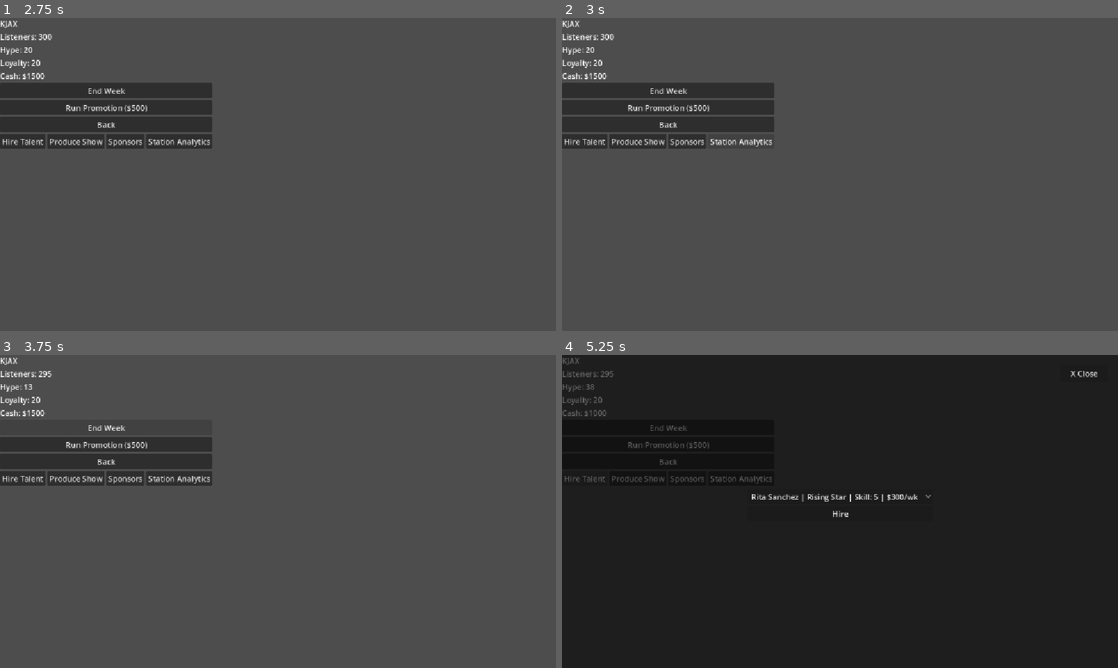
Above: before the commit, frames 1-4 (two rows, left to right).
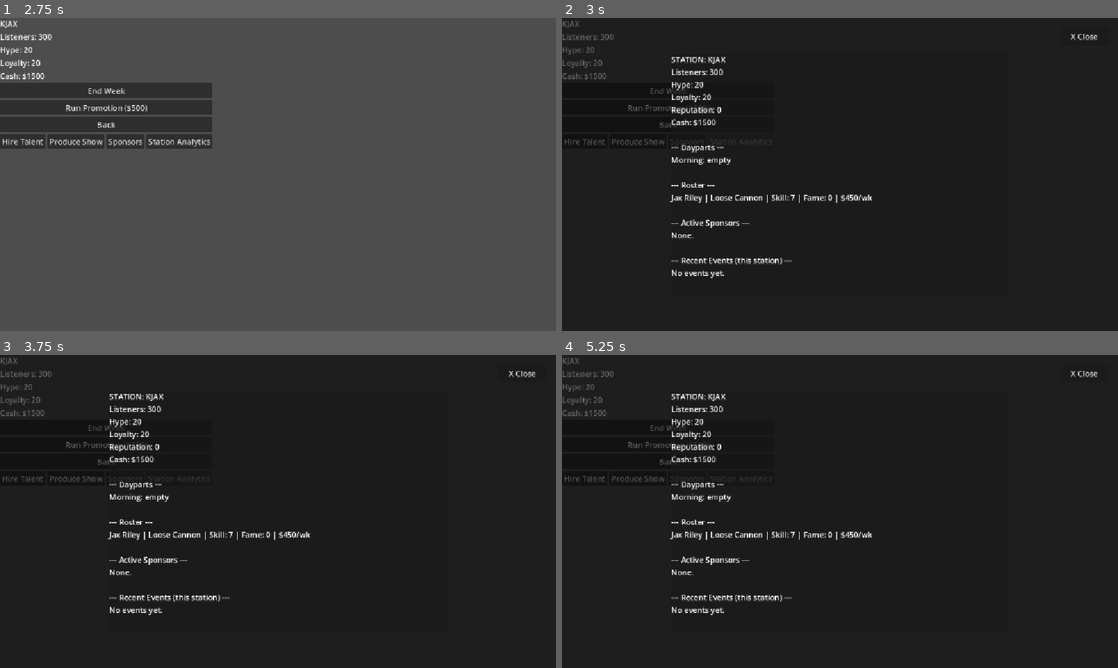
Above: after the commit, the same moments.

Repository: ConsumedMedia/drive-time-tycoon
Game: Godot game, scene res://scenes/main/main.tscn
Same seed, same stepped clock (60 frames per second), same inputs: the game is played once before the commit and once after it.
Inputs:
- Up to frame 1 (2.75 s): click "WCLM | Listeners: 500 | Hype:…" at 0.5 s; click "Back" at 1.25 s; click "KJAX | Listeners: 300 | Hype:…" at 2 s
- Up to frame 2 (3 s): click "Station Analytics" at 2.75 s
- Up to frame 3 (3.75 s): click "End Week" at 3.5 s
- Up to frame 4 (5.25 s): click "Run Promotion ($500)" at 4.25 s; click "Hire Talent" at 5 s

Frame 1 is identical in both runs. In frame 2, 97% of the frame differs, in the area x 0-100%, y 0-100%; in frame 3, 97%; in frame 4, 2.3%.

Commit message:
Build Network and Station Analytics panels, fix overlay centering bug across all panels

Diff:
--- a/scenes/main/network_overview.gd
+++ b/scenes/main/network_overview.gd
@@ -20,6 +20,7 @@
 ]
 
 const MARKET_RESEARCH_PANEL := preload("res://scenes/ui/market_research_panel.tscn")
+const NETWORK_ANALYTICS_PANEL := preload("res://scenes/ui/network_analytics_panel.tscn")
 
 var current_overlay: Control = null
 
@@ -80,7 +81,7 @@
 	print("Acquisition panel not built yet - Phase 1 item still outstanding.")
 
 func _on_network_analytics_pressed() -> void:
-	print("Network Analytics panel not built yet - Phase 1 item still outstanding.")
+	_open_overlay(NETWORK_ANALYTICS_PANEL.instantiate())
 
 func _on_hq_pressed() -> void:
 	print("HQ/Progression panel not built yet - Phase 2 item.")
@@ -102,7 +103,6 @@
 	# PanelContainer has a solid background by default (unlike a bare Control
 	# or VBoxContainer), so the actual content reads clearly against the dim.
 	var content_panel := PanelContainer.new()
-	content_panel.set_anchors_preset(Control.PRESET_CENTER)
 	content_panel.add_child(panel)
 
 	# Anchors have been unreliable all session for one-off positioning like
@@ -118,6 +118,15 @@
 
 	%OverlayContainer.add_child(backdrop)
 	current_overlay = backdrop
+
+	# Center content_panel only after its real size is known (next idle frame) -
+	# calculating this immediately used a stale zero size and made it grow
+	# toward the bottom-right instead of staying centered.
+	call_deferred("_center_content_panel", content_panel)
+
+func _center_content_panel(content_panel: Control) -> void:
+	var viewport_size := get_viewport_rect().size
+	content_panel.position = (viewport_size - content_panel.size) / 2.0
 
 func _close_overlay() -> void:
 	if current_overlay != null:
--- a/scenes/station/station_view.gd
+++ b/scenes/station/station_view.gd
@@ -10,6 +10,7 @@
 const HIRE_TALENT_PANEL := preload("res://scenes/ui/hire_talent_panel.tscn")
 const PRODUCE_SHOW_PANEL := preload("res://scenes/ui/produce_show_panel.tscn")
 const SPONSOR_PANEL := preload("res://scenes/ui/sponsor_panel.tscn")
+const STATION_ANALYTICS_PANEL := preload("res://scenes/ui/station_analytics_panel.tscn")
 
 var station: Station
 var current_overlay: Control = null
@@ -72,7 +73,9 @@
 	_open_overlay(panel)
 
 func _on_station_analytics_pressed() -> void:
-	print("Station Analytics panel not built yet.")
+	var panel := STATION_ANALYTICS_PANEL.instantiate()
+	panel.target_station = station
+	_open_overlay(panel)
 
 func _open_overlay(panel: Control) -> void:
 	_close_overlay()
@@ -83,7 +86,6 @@
 	backdrop.mouse_filter = Control.MOUSE_FILTER_STOP
 
 	var content_panel := PanelContainer.new()
-	content_panel.set_anchors_preset(Control.PRESET_CENTER)
 	content_panel.add_child(panel)
 
 	# Anchors have been unreliable all session for one-off positioning like
@@ -99,6 +101,15 @@
 
 	%OverlayContainer.add_child(backdrop)
 	current_overlay = backdrop
+
+	# Center content_panel only after its real size is known (next idle frame) -
+	# calculating this immediately used a stale zero size and made it grow
+	# toward the bottom-right instead of staying centered.
+	call_deferred("_center_content_panel", content_panel)
+
+func _center_content_panel(content_panel: Control) -> void:
+	var viewport_size := get_viewport_rect().size
+	content_panel.position = (viewport_size - content_panel.size) / 2.0
 
 func _close_overlay() -> void:
 	if current_overlay != null:
--- /dev/null
+++ b/scenes/ui/network_analytics_panel.gd
@@ -0,0 +1,45 @@
+extends Control
+
+## Read-only network-wide summary: top-line stats plus the recent events log.
+
+func _ready() -> void:
+	_refresh()
+
+func _refresh() -> void:
+	var lines: Array[String] = []
+
+	lines.append("NETWORK: %s" % GameState.network_name)
+	lines.append("Week: %d" % GameState.current_week)
+	lines.append("Cash: $%d" % GameState.cash)
+	lines.append("Network Reputation: %d" % int(GameState.network_reputation))
+	lines.append("Total Listeners: %d" % GameState.total_network_listeners())
+	lines.append("HQ Tier: %d" % GameState.hq_tier)
+	lines.append("Weekly Salary Obligation: $%d" % GameState.total_weekly_salaries())
+	lines.append("Stations Owned: %d" % GameState.owned_stations.size())
+	lines.append("")
+	lines.append("--- Per-Station Breakdown ---")
+
+	for station in GameState.owned_stations:
+		lines.append(
+			"%s | Listeners: %d | Hype: %d | Reputation: %d | Cash: $%d" % [
+				station.station_name,
+				station.listeners,
+				int(station.hype),
+				int(station.reputation),
+				station.cash
+			]
+		)
+
+	lines.append("")
+	lines.append("--- Recent Events ---")
+
+	if GameState.recent_events.is_empty():
+		lines.append("No events yet.")
+	else:
+		# Show the most recent 10, newest first.
+		var recent := GameState.recent_events.slice(max(0, GameState.recent_events.size() - 10))
+		recent.reverse()
+		for event_message in recent:
+			lines.append(event_message)
+
+	%AnalyticsLabel.text = "\n".join(lines)
--- /dev/null
+++ b/scenes/ui/network_analytics_panel.tscn
@@ -0,0 +1,27 @@
+[gd_scene load_steps=2 format=3]
+
+[ext_resource type="Script" path="res://scenes/ui/network_analytics_panel.gd" id="1"]
+
+[node name="NetworkAnalyticsPanel" type="Control"]
+custom_minimum_size = Vector2(700, 500)
+layout_mode = 3
+anchors_preset = 15
+anchor_right = 1.0
+anchor_bottom = 1.0
+grow_horizontal = 2
+grow_vertical = 2
+script = ExtResource("1")
+
+[node name="VBoxContainer" type="VBoxContainer" parent="."]
+layout_mode = 1
+anchors_preset = 15
+anchor_right = 1.0
+anchor_bottom = 1.0
+grow_horizontal = 2
+grow_vertical = 2
+
+[node name="AnalyticsLabel" type="Label" parent="VBoxContainer"]
+unique_name_in_owner = true
+layout_mode = 2
+autowrap_mode = 3
+text = "Loading..."
--- /dev/null
+++ b/scenes/ui/station_analytics_panel.gd
@@ -0,0 +1,92 @@
+extends Control
+
+## Read-only station-level summary: stats, roster, dayparts, sponsors, and
+## this station's slice of the recent events log. StationView sets
+## target_station right after instantiating this panel.
+
+var target_station: Station = null
+
+const DAYPART_SLOT_NAMES := ["Morning", "Midday", "Afternoon", "Night"]
+
+func _ready() -> void:
+	_refresh()
+
+func _refresh() -> void:
+	var lines: Array[String] = []
+
+	if target_station == null:
+		%AnalyticsLabel.text = "No station selected."
+		return
+
+	lines.append("STATION: %s" % target_station.station_name)
+	lines.append("Listeners: %d" % target_station.listeners)
+	lines.append("Hype: %d" % int(target_station.hype))
+	lines.append("Loyalty: %d" % int(target_station.loyalty))
+	lines.append("Reputation: %d" % int(target_station.reputation))
+	lines.append("Cash: $%d" % target_station.cash)
+	lines.append("")
+	lines.append("--- Dayparts ---")
+
+	for daypart in target_station.dayparts:
+		var slot_name: String = DAYPART_SLOT_NAMES[daypart.slot]
+		if daypart.is_staffed():
+			lines.append(
+				"%s: \"%s\" (Quality: %d, Prestige: %d)" % [
+					slot_name,
+					daypart.show.show_name,
+					int(daypart.show.quality),
+					int(daypart.show.prestige)
+				]
+			)
+		else:
+			lines.append("%s: empty" % slot_name)
+
+	lines.append("")
+	lines.append("--- Roster ---")
+
+	if target_station.roster.is_empty():
+		lines.append("No Talent hired.")
+	else:
+		for talent in target_station.roster:
+			lines.append(
+				"%s | %s | Skill: %d | Fame: %d | $%d/wk" % [
+					talent.talent_name,
+					talent.personality_trait,
+					talent.skill,
+					int(talent.fame),
+					talent.salary
+				]
+			)
+
+	lines.append("")
+	lines.append("--- Active Sponsors ---")
+
+	if target_station.active_sponsors.is_empty():
+		lines.append("None.")
+	else:
+		for sponsor in target_station.active_sponsors:
+			lines.append(
+				"%s | Satisfaction: %d%% | $%d/wk" % [
+					sponsor.sponsor_name,
+					int(sponsor.satisfaction),
+					sponsor.payout
+				]
+			)
+
+	lines.append("")
+	lines.append("--- Recent Events (this station) ---")
+
+	var station_events: Array[String] = []
+	for event_message in GameState.recent_events:
+		if event_message.contains(target_station.station_name):
+			station_events.append(event_message)
+
+	if station_events.is_empty():
+		lines.append("No events yet.")
+	else:
+		var recent := station_events.slice(max(0, station_events.size() - 5))
+		recent.reverse()
+		for event_message in recent:
+			lines.append(event_message)
+
+	%AnalyticsLabel.text = "\n".join(lines)
--- /dev/null
+++ b/scenes/ui/station_analytics_panel.tscn
@@ -0,0 +1,27 @@
+[gd_scene load_steps=2 format=3]
+
+[ext_resource type="Script" path="res://scenes/ui/station_analytics_panel.gd" id="1"]
+
+[node name="StationAnalyticsPanel" type="Control"]
+custom_minimum_size = Vector2(700, 500)
+layout_mode = 3
+anchors_preset = 15
+anchor_right = 1.0
+anchor_bottom = 1.0
+grow_horizontal = 2
+grow_vertical = 2
+script = ExtResource("1")
+
+[node name="VBoxContainer" type="VBoxContainer" parent="."]
+layout_mode = 1
+anchors_preset = 15
+anchor_right = 1.0
+anchor_bottom = 1.0
+grow_horizontal = 2
+grow_vertical = 2
+
+[node name="AnalyticsLabel" type="Label" parent="VBoxContainer"]
+unique_name_in_owner = true
+layout_mode = 2
+autowrap_mode = 3
+text = "Loading..."
